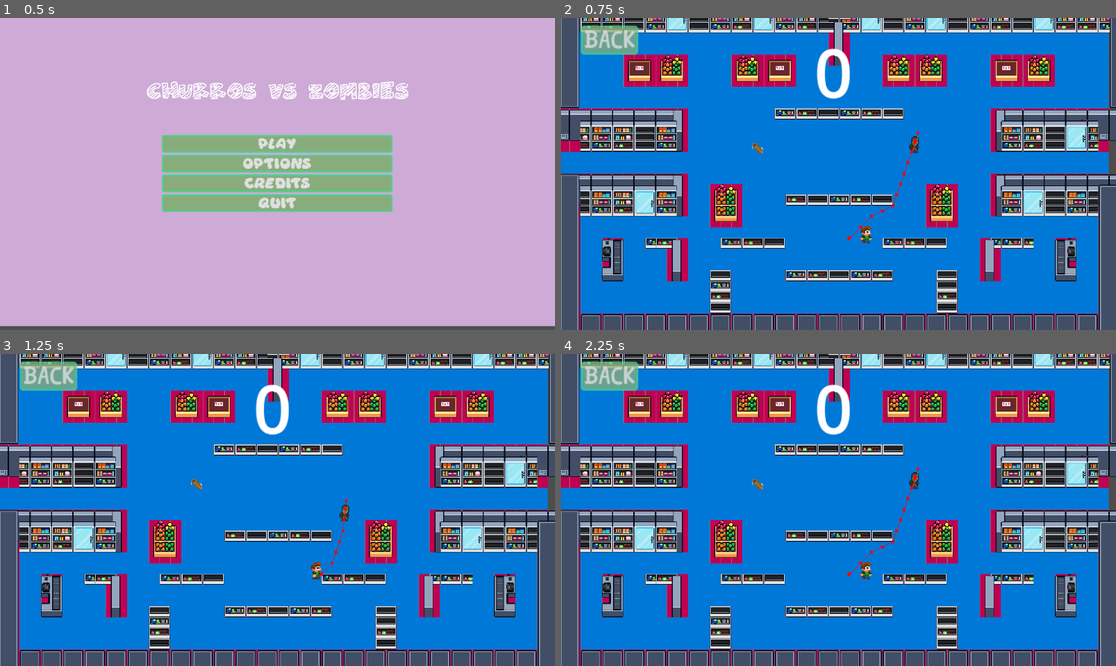
Above: before the commit, frames 1-4 (two rows, left to right).
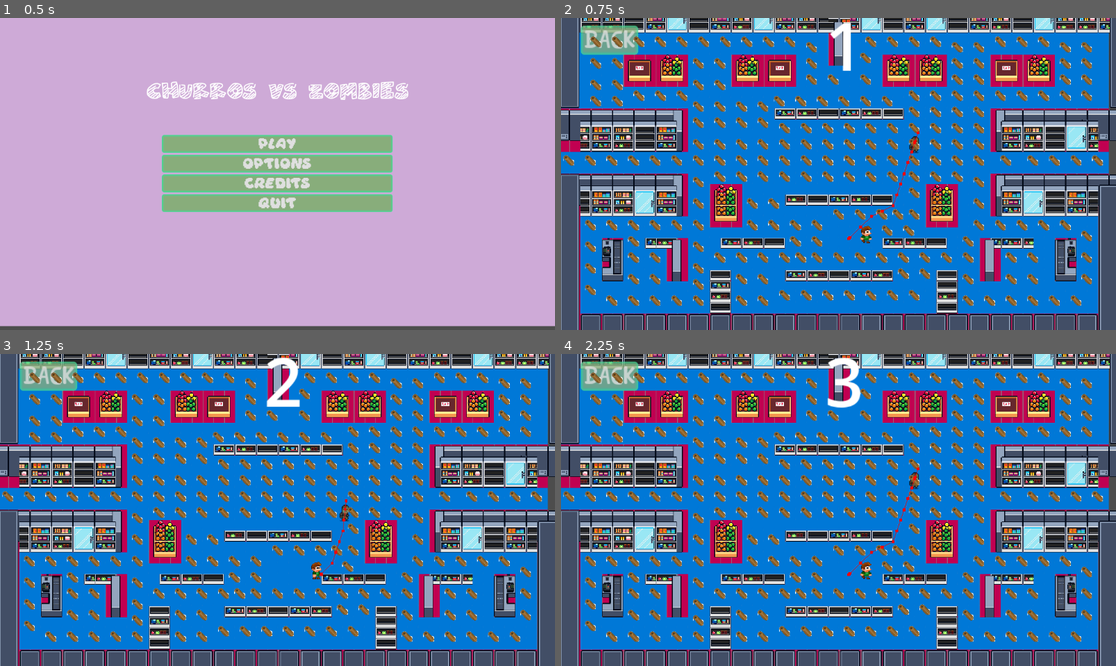
Above: after the commit, the same moments.

Repository: LucioPiccioni/ChurroVsKarens
Game: Godot game, scene res://menu.tscn
The game is run twice, just before and just after one commit, with the same random seed, the same clock (stepped at 60 frames per second) and the same inputs.
Inputs:
- Up to frame 1 (0.5 s): no input
- Up to frame 2 (0.75 s): click "Play" at 0.5 s
- Up to frame 3 (1.25 s): no input
- Up to frame 4 (2.25 s): click "Back" at 1.25 s; click "Play" at 2 s

Frame 1 is identical in both runs. In frame 2, 10% of the frame differs, in the area x 0-98%, y 1-93%; in frame 3, 10%; in frame 4, 11%.

Commit message:
add many churros

Diff:
--- a/ChurroVsKarens/world.tscn
+++ b/ChurroVsKarens/world.tscn
@@ -62,15 +62,705 @@
 [node name="Robertito" parent="." instance=ExtResource("4_rxbsa")]
 
 [node name="Churro" parent="." instance=ExtResource("8_e7hck")]
-position = Vector2(456, 302)
+position = Vector2(208, 416)
+
+[node name="Churro2" parent="." instance=ExtResource("8_e7hck")]
+position = Vector2(240, 416)
+
+[node name="Churro3" parent="." instance=ExtResource("8_e7hck")]
+position = Vector2(272, 416)
+
+[node name="Churro4" parent="." instance=ExtResource("8_e7hck")]
+position = Vector2(304, 416)
+
+[node name="Churro5" parent="." instance=ExtResource("8_e7hck")]
+position = Vector2(336, 416)
+
+[node name="Churro6" parent="." instance=ExtResource("8_e7hck")]
+position = Vector2(208, 448)
+
+[node name="Churro7" parent="." instance=ExtResource("8_e7hck")]
+position = Vector2(208, 480)
+
+[node name="Churro8" parent="." instance=ExtResource("8_e7hck")]
+position = Vector2(208, 512)
+
+[node name="Churro9" parent="." instance=ExtResource("8_e7hck")]
+position = Vector2(240, 528)
+
+[node name="Churro10" parent="." instance=ExtResource("8_e7hck")]
+position = Vector2(272, 528)
+
+[node name="Churro11" parent="." instance=ExtResource("8_e7hck")]
+position = Vector2(304, 528)
+
+[node name="Churro12" parent="." instance=ExtResource("8_e7hck")]
+position = Vector2(336, 528)
+
+[node name="Churro13" parent="." instance=ExtResource("8_e7hck")]
+position = Vector2(368, 528)
+
+[node name="Churro14" parent="." instance=ExtResource("8_e7hck")]
+position = Vector2(304, 496)
+
+[node name="Churro15" parent="." instance=ExtResource("8_e7hck")]
+position = Vector2(272, 496)
+
+[node name="Churro16" parent="." instance=ExtResource("8_e7hck")]
+position = Vector2(272, 464)
+
+[node name="Churro18" parent="." instance=ExtResource("8_e7hck")]
+position = Vector2(272, 440)
+
+[node name="Churro19" parent="." instance=ExtResource("8_e7hck")]
+position = Vector2(368, 416)
+
+[node name="Churro20" parent="." instance=ExtResource("8_e7hck")]
+position = Vector2(368, 448)
+
+[node name="Churro21" parent="." instance=ExtResource("8_e7hck")]
+position = Vector2(368, 480)
+
+[node name="Churro22" parent="." instance=ExtResource("8_e7hck")]
+position = Vector2(368, 504)
+
+[node name="Churro23" parent="." instance=ExtResource("8_e7hck")]
+position = Vector2(400, 464)
+
+[node name="Churro24" parent="." instance=ExtResource("8_e7hck")]
+position = Vector2(432, 464)
+
+[node name="Churro25" parent="." instance=ExtResource("8_e7hck")]
+position = Vector2(432, 496)
+
+[node name="Churro26" parent="." instance=ExtResource("8_e7hck")]
+position = Vector2(432, 528)
+
+[node name="Churro27" parent="." instance=ExtResource("8_e7hck")]
+position = Vector2(464, 528)
+
+[node name="Churro28" parent="." instance=ExtResource("8_e7hck")]
+position = Vector2(464, 496)
+
+[node name="Churro29" parent="." instance=ExtResource("8_e7hck")]
+position = Vector2(464, 464)
+
+[node name="Churro30" parent="." instance=ExtResource("8_e7hck")]
+position = Vector2(496, 464)
+
+[node name="Churro31" parent="." instance=ExtResource("8_e7hck")]
+position = Vector2(496, 520)
+
+[node name="Churro32" parent="." instance=ExtResource("8_e7hck")]
+position = Vector2(528, 520)
+
+[node name="Churro33" parent="." instance=ExtResource("8_e7hck")]
+position = Vector2(560, 520)
+
+[node name="Churro34" parent="." instance=ExtResource("8_e7hck")]
+position = Vector2(592, 520)
+
+[node name="Churro35" parent="." instance=ExtResource("8_e7hck")]
+position = Vector2(624, 520)
+
+[node name="Churro36" parent="." instance=ExtResource("8_e7hck")]
+position = Vector2(656, 520)
+
+[node name="Churro37" parent="." instance=ExtResource("8_e7hck")]
+position = Vector2(688, 520)
+
+[node name="Churro38" parent="." instance=ExtResource("8_e7hck")]
+position = Vector2(704, 488)
+
+[node name="Churro39" parent="." instance=ExtResource("8_e7hck")]
+position = Vector2(672, 488)
+
+[node name="Churro40" parent="." instance=ExtResource("8_e7hck")]
+position = Vector2(672, 464)
+
+[node name="Churro41" parent="." instance=ExtResource("8_e7hck")]
+position = Vector2(704, 464)
+
+[node name="Churro42" parent="." instance=ExtResource("8_e7hck")]
+position = Vector2(640, 464)
+
+[node name="Churro43" parent="." instance=ExtResource("8_e7hck")]
+position = Vector2(608, 464)
+
+[node name="Churro44" parent="." instance=ExtResource("8_e7hck")]
+position = Vector2(576, 464)
+
+[node name="Churro45" parent="." instance=ExtResource("8_e7hck")]
+position = Vector2(544, 464)
+
+[node name="Churro46" parent="." instance=ExtResource("8_e7hck")]
+position = Vector2(520, 464)
+
+[node name="Churro47" parent="." instance=ExtResource("8_e7hck")]
+position = Vector2(736, 464)
+
+[node name="Churro48" parent="." instance=ExtResource("8_e7hck")]
+position = Vector2(768, 464)
+
+[node name="Churro49" parent="." instance=ExtResource("8_e7hck")]
+position = Vector2(768, 496)
+
+[node name="Churro50" parent="." instance=ExtResource("8_e7hck")]
+position = Vector2(768, 528)
+
+[node name="Churro51" parent="." instance=ExtResource("8_e7hck")]
+position = Vector2(800, 528)
+
+[node name="Churro52" parent="." instance=ExtResource("8_e7hck")]
+position = Vector2(832, 528)
+
+[node name="Churro53" parent="." instance=ExtResource("8_e7hck")]
+position = Vector2(832, 496)
+
+[node name="Churro54" parent="." instance=ExtResource("8_e7hck")]
+position = Vector2(832, 464)
+
+[node name="Churro55" parent="." instance=ExtResource("8_e7hck")]
+position = Vector2(864, 464)
+
+[node name="Churro56" parent="." instance=ExtResource("8_e7hck")]
+position = Vector2(864, 496)
+
+[node name="Churro57" parent="." instance=ExtResource("8_e7hck")]
+position = Vector2(864, 528)
+
+[node name="Churro58" parent="." instance=ExtResource("8_e7hck")]
+position = Vector2(896, 528)
+
+[node name="Churro59" parent="." instance=ExtResource("8_e7hck")]
+position = Vector2(928, 528)
+
+[node name="Churro60" parent="." instance=ExtResource("8_e7hck")]
+position = Vector2(944, 496)
+
+[node name="Churro61" parent="." instance=ExtResource("8_e7hck")]
+position = Vector2(944, 464)
+
+[node name="Churro62" parent="." instance=ExtResource("8_e7hck")]
+position = Vector2(944, 432)
+
+[node name="Churro63" parent="." instance=ExtResource("8_e7hck")]
+position = Vector2(912, 416)
+
+[node name="Churro64" parent="." instance=ExtResource("8_e7hck")]
+position = Vector2(880, 416)
+
+[node name="Churro65" parent="." instance=ExtResource("8_e7hck")]
+position = Vector2(848, 416)
+
+[node name="Churro66" parent="." instance=ExtResource("8_e7hck")]
+position = Vector2(816, 416)
+
+[node name="Churro67" parent="." instance=ExtResource("8_e7hck")]
+position = Vector2(784, 416)
+
+[node name="Churro68" parent="." instance=ExtResource("8_e7hck")]
+position = Vector2(768, 440)
+
+[node name="Churro69" parent="." instance=ExtResource("8_e7hck")]
+position = Vector2(784, 384)
+
+[node name="Churro70" parent="." instance=ExtResource("8_e7hck")]
+position = Vector2(784, 352)
+
+[node name="Churro71" parent="." instance=ExtResource("8_e7hck")]
+position = Vector2(784, 320)
+
+[node name="Churro72" parent="." instance=ExtResource("8_e7hck")]
+position = Vector2(824, 320)
+
+[node name="Churro73" parent="." instance=ExtResource("8_e7hck")]
+position = Vector2(864, 320)
+
+[node name="Churro74" parent="." instance=ExtResource("8_e7hck")]
+position = Vector2(896, 320)
+
+[node name="Churro75" parent="." instance=ExtResource("8_e7hck")]
+position = Vector2(896, 320)
+
+[node name="Churro76" parent="." instance=ExtResource("8_e7hck")]
+position = Vector2(928, 320)
+
+[node name="Churro77" parent="." instance=ExtResource("8_e7hck")]
+position = Vector2(960, 320)
+
+[node name="Churro78" parent="." instance=ExtResource("8_e7hck")]
+position = Vector2(960, 320)
+
+[node name="Churro79" parent="." instance=ExtResource("8_e7hck")]
+position = Vector2(752, 320)
+
+[node name="Churro80" parent="." instance=ExtResource("8_e7hck")]
+position = Vector2(720, 320)
+
+[node name="Churro81" parent="." instance=ExtResource("8_e7hck")]
+position = Vector2(688, 320)
+
+[node name="Churro82" parent="." instance=ExtResource("8_e7hck")]
+position = Vector2(656, 320)
+
+[node name="Churro83" parent="." instance=ExtResource("8_e7hck")]
+position = Vector2(624, 320)
+
+[node name="Churro84" parent="." instance=ExtResource("8_e7hck")]
+position = Vector2(592, 320)
+
+[node name="Churro85" parent="." instance=ExtResource("8_e7hck")]
+position = Vector2(560, 320)
+
+[node name="Churro86" parent="." instance=ExtResource("8_e7hck")]
+position = Vector2(528, 320)
+
+[node name="Churro87" parent="." instance=ExtResource("8_e7hck")]
+position = Vector2(496, 320)
+
+[node name="Churro88" parent="." instance=ExtResource("8_e7hck")]
+position = Vector2(464, 320)
+
+[node name="Churro89" parent="." instance=ExtResource("8_e7hck")]
+position = Vector2(432, 320)
+
+[node name="Churro90" parent="." instance=ExtResource("8_e7hck")]
+position = Vector2(400, 320)
+
+[node name="Churro91" parent="." instance=ExtResource("8_e7hck")]
+position = Vector2(368, 320)
+
+[node name="Churro98" parent="." instance=ExtResource("8_e7hck")]
+position = Vector2(368, 352)
+
+[node name="Churro99" parent="." instance=ExtResource("8_e7hck")]
+position = Vector2(368, 384)
+
+[node name="Churro100" parent="." instance=ExtResource("8_e7hck")]
+position = Vector2(400, 344)
+
+[node name="Churro101" parent="." instance=ExtResource("8_e7hck")]
+position = Vector2(432, 344)
+
+[node name="Churro102" parent="." instance=ExtResource("8_e7hck")]
+position = Vector2(448, 416)
+
+[node name="Churro103" parent="." instance=ExtResource("8_e7hck")]
+position = Vector2(448, 384)
+
+[node name="Churro104" parent="." instance=ExtResource("8_e7hck")]
+position = Vector2(464, 344)
+
+[node name="Churro105" parent="." instance=ExtResource("8_e7hck")]
+position = Vector2(496, 344)
+
+[node name="Churro106" parent="." instance=ExtResource("8_e7hck")]
+position = Vector2(528, 344)
+
+[node name="Churro107" parent="." instance=ExtResource("8_e7hck")]
+position = Vector2(560, 344)
+
+[node name="Churro108" parent="." instance=ExtResource("8_e7hck")]
+position = Vector2(592, 344)
+
+[node name="Churro109" parent="." instance=ExtResource("8_e7hck")]
+position = Vector2(624, 344)
+
+[node name="Churro110" parent="." instance=ExtResource("8_e7hck")]
+position = Vector2(656, 344)
+
+[node name="Churro111" parent="." instance=ExtResource("8_e7hck")]
+position = Vector2(688, 344)
+
+[node name="Churro112" parent="." instance=ExtResource("8_e7hck")]
+position = Vector2(720, 344)
+
+[node name="Churro113" parent="." instance=ExtResource("8_e7hck")]
+position = Vector2(752, 344)
+
+[node name="Churro114" parent="." instance=ExtResource("8_e7hck")]
+position = Vector2(688, 368)
+
+[node name="Churro115" parent="." instance=ExtResource("8_e7hck")]
+position = Vector2(480, 384)
+
+[node name="Churro116" parent="." instance=ExtResource("8_e7hck")]
+position = Vector2(480, 416)
+
+[node name="Churro117" parent="." instance=ExtResource("8_e7hck")]
+position = Vector2(512, 416)
+
+[node name="Churro118" parent="." instance=ExtResource("8_e7hck")]
+position = Vector2(544, 416)
+
+[node name="Churro119" parent="." instance=ExtResource("8_e7hck")]
+position = Vector2(576, 400)
+
+[node name="Churro120" parent="." instance=ExtResource("8_e7hck")]
+position = Vector2(608, 400)
+
+[node name="Churro121" parent="." instance=ExtResource("8_e7hck")]
+position = Vector2(616, 424)
+
+[node name="Churro122" parent="." instance=ExtResource("8_e7hck")]
+position = Vector2(544, 440)
+
+[node name="Churro123" parent="." instance=ExtResource("8_e7hck")]
+position = Vector2(512, 440)
+
+[node name="Churro124" parent="." instance=ExtResource("8_e7hck")]
+position = Vector2(640, 400)
+
+[node name="Churro125" parent="." instance=ExtResource("8_e7hck")]
+position = Vector2(648, 424)
+
+[node name="Churro126" parent="." instance=ExtResource("8_e7hck")]
+position = Vector2(680, 424)
+
+[node name="Churro127" parent="." instance=ExtResource("8_e7hck")]
+position = Vector2(688, 400)
+
+[node name="Churro128" parent="." instance=ExtResource("8_e7hck")]
+position = Vector2(664, 400)
+
+[node name="Churro129" parent="." instance=ExtResource("8_e7hck")]
+position = Vector2(784, 296)
+
+[node name="Churro130" parent="." instance=ExtResource("8_e7hck")]
+position = Vector2(752, 296)
+
+[node name="Churro131" parent="." instance=ExtResource("8_e7hck")]
+position = Vector2(720, 296)
+
+[node name="Churro132" parent="." instance=ExtResource("8_e7hck")]
+position = Vector2(688, 296)
+
+[node name="Churro133" parent="." instance=ExtResource("8_e7hck")]
+position = Vector2(656, 296)
+
+[node name="Churro134" parent="." instance=ExtResource("8_e7hck")]
+position = Vector2(624, 296)
+
+[node name="Churro135" parent="." instance=ExtResource("8_e7hck")]
+position = Vector2(592, 296)
+
+[node name="Churro136" parent="." instance=ExtResource("8_e7hck")]
+position = Vector2(560, 296)
+
+[node name="Churro137" parent="." instance=ExtResource("8_e7hck")]
+position = Vector2(528, 296)
+
+[node name="Churro138" parent="." instance=ExtResource("8_e7hck")]
+position = Vector2(496, 296)
+
+[node name="Churro139" parent="." instance=ExtResource("8_e7hck")]
+position = Vector2(464, 296)
+
+[node name="Churro140" parent="." instance=ExtResource("8_e7hck")]
+position = Vector2(432, 296)
+
+[node name="Churro141" parent="." instance=ExtResource("8_e7hck")]
+position = Vector2(400, 296)
+
+[node name="Churro142" parent="." instance=ExtResource("8_e7hck")]
+position = Vector2(368, 296)
+
+[node name="Churro143" parent="." instance=ExtResource("8_e7hck")]
+position = Vector2(368, 264)
+
+[node name="Churro144" parent="." instance=ExtResource("8_e7hck")]
+position = Vector2(400, 264)
+
+[node name="Churro145" parent="." instance=ExtResource("8_e7hck")]
+position = Vector2(432, 264)
+
+[node name="Churro146" parent="." instance=ExtResource("8_e7hck")]
+position = Vector2(464, 264)
+
+[node name="Churro147" parent="." instance=ExtResource("8_e7hck")]
+position = Vector2(496, 272)
+
+[node name="Churro148" parent="." instance=ExtResource("8_e7hck")]
+position = Vector2(528, 272)
+
+[node name="Churro149" parent="." instance=ExtResource("8_e7hck")]
+position = Vector2(560, 272)
+
+[node name="Churro150" parent="." instance=ExtResource("8_e7hck")]
+position = Vector2(592, 272)
+
+[node name="Churro151" parent="." instance=ExtResource("8_e7hck")]
+position = Vector2(624, 272)
+
+[node name="Churro152" parent="." instance=ExtResource("8_e7hck")]
+position = Vector2(656, 272)
+
+[node name="Churro153" parent="." instance=ExtResource("8_e7hck")]
+position = Vector2(688, 272)
+
+[node name="Churro154" parent="." instance=ExtResource("8_e7hck")]
+position = Vector2(720, 272)
+
+[node name="Churro155" parent="." instance=ExtResource("8_e7hck")]
+position = Vector2(752, 272)
+
+[node name="Churro156" parent="." instance=ExtResource("8_e7hck")]
+position = Vector2(784, 272)
+
+[node name="Churro157" parent="." instance=ExtResource("8_e7hck")]
+position = Vector2(784, 248)
+
+[node name="Churro158" parent="." instance=ExtResource("8_e7hck")]
+position = Vector2(752, 248)
+
+[node name="Churro159" parent="." instance=ExtResource("8_e7hck")]
+position = Vector2(720, 248)
+
+[node name="Churro160" parent="." instance=ExtResource("8_e7hck")]
+position = Vector2(688, 248)
+
+[node name="Churro161" parent="." instance=ExtResource("8_e7hck")]
+position = Vector2(368, 240)
+
+[node name="Churro162" parent="." instance=ExtResource("8_e7hck")]
+position = Vector2(400, 240)
+
+[node name="Churro163" parent="." instance=ExtResource("8_e7hck")]
+position = Vector2(432, 240)
+
+[node name="Churro164" parent="." instance=ExtResource("8_e7hck")]
+position = Vector2(464, 240)
+
+[node name="Churro165" parent="." instance=ExtResource("8_e7hck")]
+position = Vector2(688, 224)
+
+[node name="Churro166" parent="." instance=ExtResource("8_e7hck")]
+position = Vector2(688, 224)
+
+[node name="Churro167" parent="." instance=ExtResource("8_e7hck")]
+position = Vector2(720, 224)
+
+[node name="Churro168" parent="." instance=ExtResource("8_e7hck")]
+position = Vector2(752, 224)
+
+[node name="Churro169" parent="." instance=ExtResource("8_e7hck")]
+position = Vector2(784, 224)
+
+[node name="Churro170" parent="." instance=ExtResource("8_e7hck")]
+position = Vector2(784, 200)
+
+[node name="Churro171" parent="." instance=ExtResource("8_e7hck")]
+position = Vector2(752, 200)
+
+[node name="Churro172" parent="." instance=ExtResource("8_e7hck")]
+position = Vector2(752, 176)
+
+[node name="Churro173" parent="." instance=ExtResource("8_e7hck")]
+position = Vector2(784, 176)
+
+[node name="Churro174" parent="." instance=ExtResource("8_e7hck")]
+position = Vector2(784, 152)
+
+[node name="Churro175" parent="." instance=ExtResource("8_e7hck")]
+position = Vector2(752, 152)
+
+[node name="Churro176" parent="." instance=ExtResource("8_e7hck")]
+position = Vector2(816, 224)
+
+[node name="Churro177" parent="." instance=ExtResource("8_e7hck")]
+position = Vector2(848, 224)
+
+[node name="Churro178" parent="." instance=ExtResource("8_e7hck")]
+position = Vector2(880, 224)
+
+[node name="Churro179" parent="." instance=ExtResource("8_e7hck")]
+position = Vector2(912, 224)
+
+[node name="Churro180" parent="." instance=ExtResource("8_e7hck")]
+position = Vector2(944, 224)
+
+[node name="Churro181" parent="." instance=ExtResource("8_e7hck")]
+position = Vector2(944, 200)
+
+[node name="Churro182" parent="." instance=ExtResource("8_e7hck")]
+position = Vector2(912, 200)
+
+[node name="Churro183" parent="." instance=ExtResource("8_e7hck")]
+position = Vector2(912, 176)
+
+[node name="Churro184" parent="." instance=ExtResource("8_e7hck")]
+position = Vector2(944, 176)
+
+[node name="Churro185" parent="." instance=ExtResource("8_e7hck")]
+position = Vector2(944, 152)
+
+[node name="Churro186" parent="." instance=ExtResource("8_e7hck")]
+position = Vector2(912, 152)
+
+[node name="Churro187" parent="." instance=ExtResource("8_e7hck")]
+position = Vector2(880, 144)
+
+[node name="Churro188" parent="." instance=ExtResource("8_e7hck")]
+position = Vector2(848, 144)
+
+[node name="Churro189" parent="." instance=ExtResource("8_e7hck")]
+position = Vector2(816, 144)
+
+[node name="Churro190" parent="." instance=ExtResource("8_e7hck")]
+position = Vector2(816, 144)
+
+[node name="Churro191" parent="." instance=ExtResource("8_e7hck")]
+position = Vector2(720, 144)
+
+[node name="Churro192" parent="." instance=ExtResource("8_e7hck")]
+position = Vector2(688, 144)
+
+[node name="Churro193" parent="." instance=ExtResource("8_e7hck")]
+position = Vector2(656, 144)
+
+[node name="Churro194" parent="." instance=ExtResource("8_e7hck")]
+position = Vector2(624, 144)
+
+[node name="Churro195" parent="." instance=ExtResource("8_e7hck")]
+position = Vector2(616, 168)
+
+[node name="Churro196" parent="." instance=ExtResource("8_e7hck")]
+position = Vector2(616, 200)
+
+[node name="Churro197" parent="." instance=ExtResource("8_e7hck")]
+position = Vector2(616, 232)
+
+[node name="Churro198" parent="." instance=ExtResource("8_e7hck")]
+position = Vector2(648, 232)
+
+[node name="Churro199" parent="." instance=ExtResource("8_e7hck")]
+position = Vector2(584, 232)
+
+[node name="Churro200" parent="." instance=ExtResource("8_e7hck")]
+position = Vector2(552, 232)
+
+[node name="Churro201" parent="." instance=ExtResource("8_e7hck")]
+position = Vector2(520, 232)
+
+[node name="Churro202" parent="." instance=ExtResource("8_e7hck")]
+position = Vector2(488, 232)
+
+[node name="Churro203" parent="." instance=ExtResource("8_e7hck")]
+position = Vector2(536, 200)
+
+[node name="Churro204" parent="." instance=ExtResource("8_e7hck")]
+position = Vector2(568, 200)
+
+[node name="Churro205" parent="." instance=ExtResource("8_e7hck")]
+position = Vector2(536, 176)
+
+[node name="Churro206" parent="." instance=ExtResource("8_e7hck")]
+position = Vector2(536, 152)
+
+[node name="Churro207" parent="." instance=ExtResource("8_e7hck")]
+position = Vector2(504, 144)
+
+[node name="Churro208" parent="." instance=ExtResource("8_e7hck")]
+position = Vector2(472, 144)
+
+[node name="Churro209" parent="." instance=ExtResource("8_e7hck")]
+position = Vector2(440, 144)
+
+[node name="Churro210" parent="." instance=ExtResource("8_e7hck")]
+position = Vector2(408, 144)
+
+[node name="Churro211" parent="." instance=ExtResource("8_e7hck")]
+position = Vector2(376, 144)
+
+[node name="Churro212" parent="." instance=ExtResource("8_e7hck")]
+position = Vector2(344, 144)
+
+[node name="Churro213" parent="." instance=ExtResource("8_e7hck")]
+position = Vector2(312, 144)
+
+[node name="Churro214" parent="." instance=ExtResource("8_e7hck")]
+position = Vector2(280, 144)
+
+[node name="Churro215" parent="." instance=ExtResource("8_e7hck")]
+position = Vector2(248, 144)
+
+[node name="Churro216" parent="." instance=ExtResource("8_e7hck")]
+position = Vector2(248, 144)
+
+[node name="Churro217" parent="." instance=ExtResource("8_e7hck")]
+position = Vector2(248, 144)
+
+[node name="Churro218" parent="." instance=ExtResource("8_e7hck")]
+position = Vector2(216, 144)
+
+[node name="Churro219" parent="." instance=ExtResource("8_e7hck")]
+position = Vector2(216, 176)
+
+[node name="Churro220" parent="." instance=ExtResource("8_e7hck")]
+position = Vector2(248, 176)
+
+[node name="Churro221" parent="." instance=ExtResource("8_e7hck")]
+position = Vector2(248, 208)
+
+[node name="Churro222" parent="." instance=ExtResource("8_e7hck")]
+position = Vector2(216, 208)
+
+[node name="Churro223" parent="." instance=ExtResource("8_e7hck")]
+position = Vector2(216, 232)
+
+[node name="Churro224" parent="." instance=ExtResource("8_e7hck")]
+position = Vector2(248, 232)
+
+[node name="Churro225" parent="." instance=ExtResource("8_e7hck")]
+position = Vector2(280, 224)
+
+[node name="Churro226" parent="." instance=ExtResource("8_e7hck")]
+position = Vector2(312, 224)
+
+[node name="Churro227" parent="." instance=ExtResource("8_e7hck")]
+position = Vector2(344, 224)
+
+[node name="Churro228" parent="." instance=ExtResource("8_e7hck")]
+position = Vector2(368, 208)
+
+[node name="Churro229" parent="." instance=ExtResource("8_e7hck")]
+position = Vector2(400, 208)
+
+[node name="Churro230" parent="." instance=ExtResource("8_e7hck")]
+position = Vector2(400, 176)
+
+[node name="Churro231" parent="." instance=ExtResource("8_e7hck")]
+position = Vector2(368, 176)
+
+[node name="Churro92" parent="." instance=ExtResource("8_e7hck")]
+position = Vector2(336, 320)
+
+[node name="Churro93" parent="." instance=ExtResource("8_e7hck")]
+position = Vector2(304, 320)
+
+[node name="Churro94" parent="." instance=ExtResource("8_e7hck")]
+position = Vector2(272, 320)
+
+[node name="Churro95" parent="." instance=ExtResource("8_e7hck")]
+position = Vector2(240, 320)
+
+[node name="Churro96" parent="." instance=ExtResource("8_e7hck")]
+position = Vector2(208, 320)
+
+[node name="Churro97" parent="." instance=ExtResource("8_e7hck")]
+position = Vector2(176, 320)
+
+[node name="Churro17" parent="." instance=ExtResource("8_e7hck")]
+position = Vector2(304, 464)
 
 [node name="Score" type="Label" parent="."]
-offset_left = 244.0
-offset_top = 85.0
-offset_right = 893.0
-offset_bottom = 292.0
+offset_left = 416.0
+offset_top = 80.0
+offset_right = 753.0
+offset_bottom = 217.0
 theme_override_font_sizes/font_size = 100
-text = "HOLUS"
+text = "0"
 horizontal_alignment = 1
 vertical_alignment = 1
 
